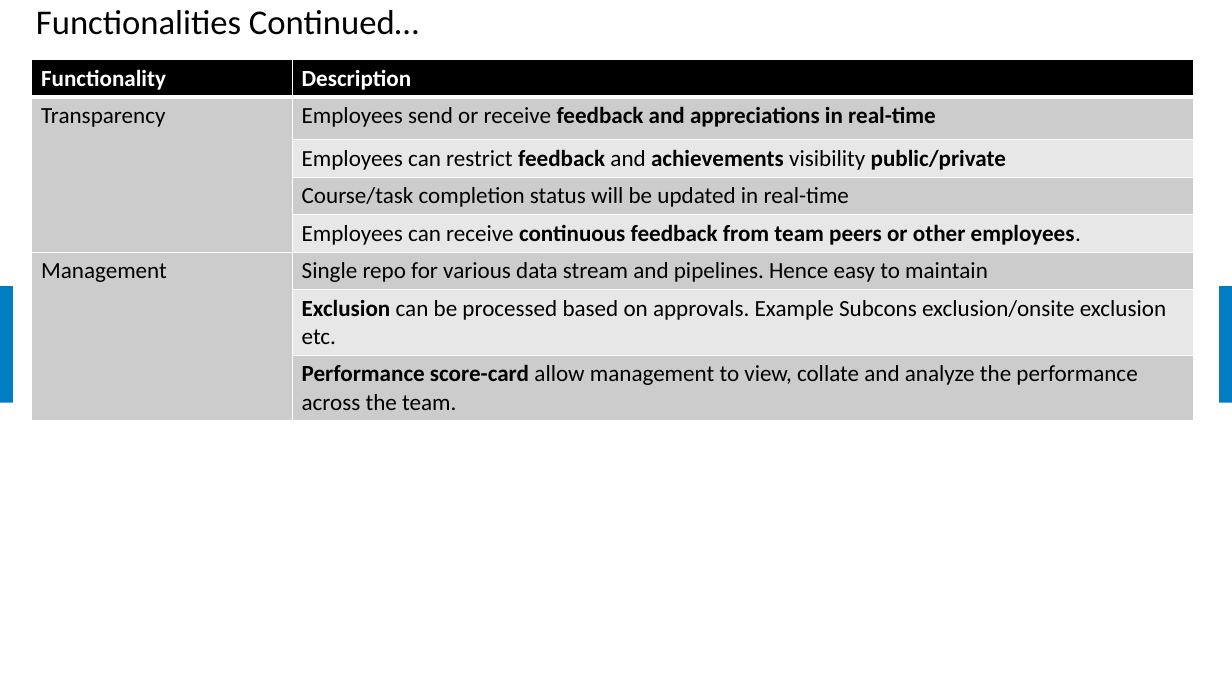
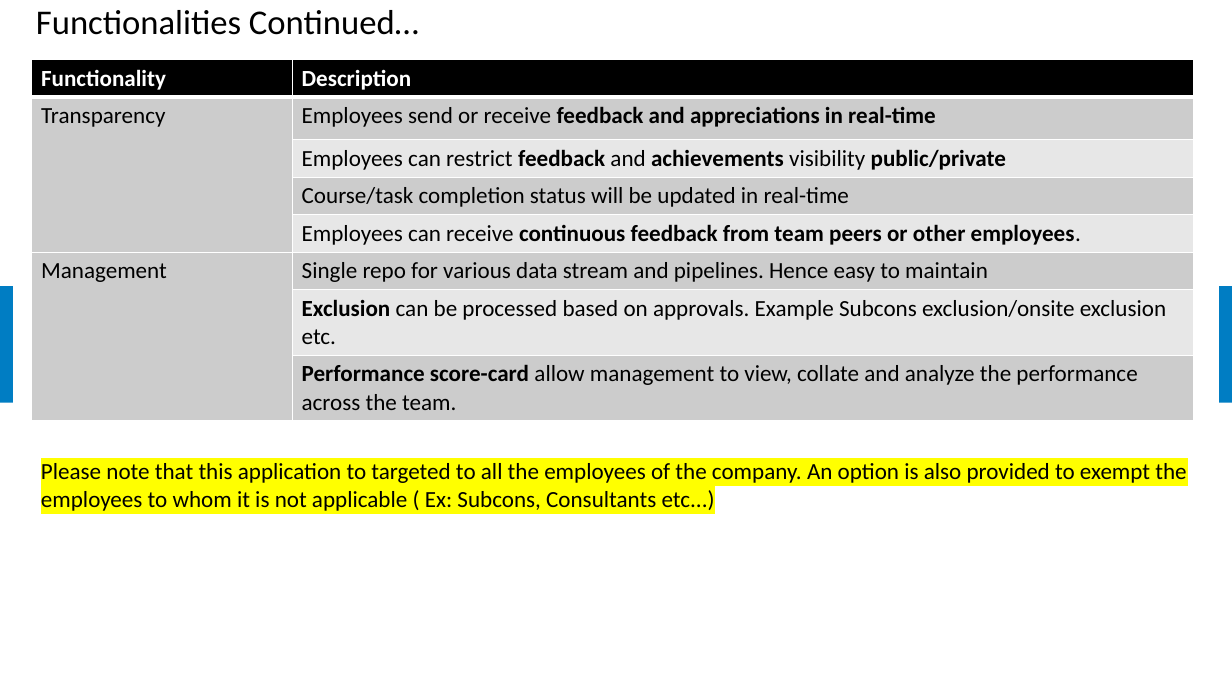
Before and after one commit to samratbasu2019/iSoreDesignArtifacts, a slide deck: slide 7 of iSolve-iCount-Hackathon_Solution.pptx. Drawn at 1232x693 pixels with LibreOffice and Linux fonts; fonts in the diff are those of the drawing; background and template pictures are left out. Boxes give left, top, right and bottom in pixels: in the first picture for what was removed or moved away, otherwise in the second. Text is boxed around its words. In the diff, an @@ line names an element or a change of style, - is before the commit and + after.

```diff
--- a/iSolve-iCount-Hackathon_Solution.pptx
+++ b/iSolve-iCount-Hackathon_Solution.pptx
@@ text added at [41,463,1186,511], 18 pt, text #000000 @@
+Please note that this application to targeted to all the employees of the company. An option is also provided to exempt the employees to whom it is not applicable ( Ex: Subcons, Consultants etc...)
```
Also in this commit, not shown: 3 other slides changed, 1 slide added.
